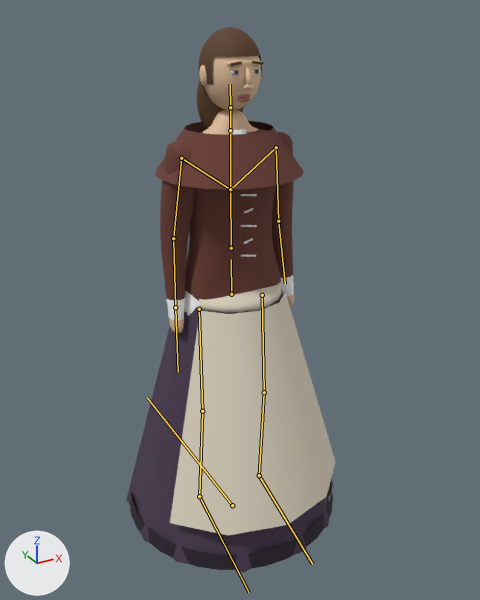
The glTF model reckoning/models/sister.glb as it was, and as the next commit left it.
The view is the same before and after, from a camera (50 mm lens) standing at (-1.003, -1.884, 1.843) and looking at (0.036, 0.005, 0.899). The lights are fixed; the arrows at lower left show +X, +Y and +Z. The older version comes first. The bones that change, and the others that lie on the model, are drawn over the model as lines.

The first picture shows 'sister_apron', 'sister_body', 'sister_coat', 'sister_eyes', 'sister_hair', 'sister_linen', 'sister_skin', 'sister_skirt'.
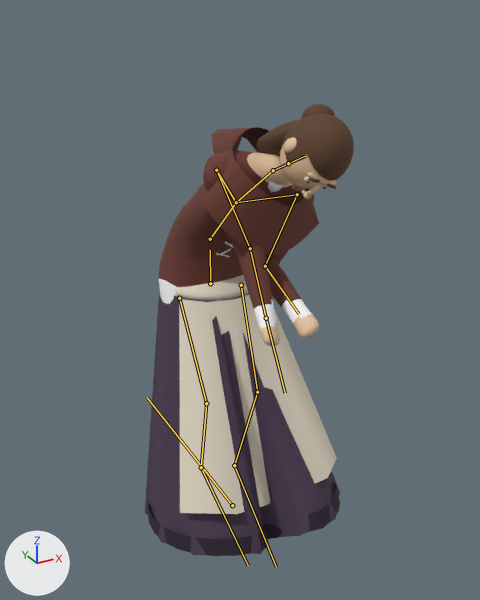
The newer file adds an action. The first version stands in its rest pose; the second is drawn at frame 31 of the action 'Reap'.

Patch to the scene script:
```diff
--- a/reckoning/models/sister.glb.py
+++ b/reckoning/models/sister.glb.py
@@ bone_hips @@
 bone_hips = bpy.data.objects['sister_rig'].pose.bones['hips']  # child of 'root'
-bone_hips.location = (0.0, 0.0, 0.0)
+bone_hips.location = (-0.02, 0.0, -0.12)
@@ bone_spine @@
 bone_spine = bpy.data.objects['sister_rig'].pose.bones['spine']  # child of 'hips'
-bone_spine.rotation_quaternion = (1.0, 0.0, 0.0, 0.0)  # degrees (0, 0, 0)
+bone_spine.rotation_quaternion = (0.94, 0.317, -0.04, -0.118)  # degrees (37, 0, -14)
@@ bone_chest @@
 bone_chest = bpy.data.objects['sister_rig'].pose.bones['chest']  # child of 'spine'
-bone_chest.rotation_quaternion = (1.0, 0.0, 0.0, 0.0)  # degrees (0, 0, 0)
+bone_chest.rotation_quaternion = (0.996, 0.05, -0.004, -0.075)  # degrees (6, 0, -9)
@@ bone_neck @@
 bone_neck = bpy.data.objects['sister_rig'].pose.bones['neck']  # child of 'chest'
-bone_neck.rotation_quaternion = (1.0, 0.0, 0.0, 0.0)  # degrees (0, 0, 0)
+bone_neck.rotation_quaternion = (0.989, 0.149, 0.0, 0.0)  # degrees (17, 0, 0)
@@ bone_upper_arm_l @@
 bone_upper_arm_l = bpy.data.objects['sister_rig'].pose.bones['upper_arm.L']  # child of 'shoulder.L'
-bone_upper_arm_l.rotation_quaternion = (1.0, 0.0, 0.0, 0.0)  # degrees (0, 0, 0)
+bone_upper_arm_l.rotation_quaternion = (-0.876, 0.45, 0.08, -0.155)  # degrees (-54, 0, 20)
@@ bone_forearm_l @@
 bone_forearm_l = bpy.data.objects['sister_rig'].pose.bones['forearm.L']  # child of 'upper_arm.L'
-bone_forearm_l.rotation_quaternion = (1.0, 0.0, 0.0, 0.0)  # degrees (0, 0, 0)
+bone_forearm_l.rotation_quaternion = (0.9, -0.435, 0.0, 0.0)  # degrees (-52, 0, 0)
@@ bone_upper_arm_r @@
 bone_upper_arm_r = bpy.data.objects['sister_rig'].pose.bones['upper_arm.R']  # child of 'shoulder.R'
-bone_upper_arm_r.rotation_quaternion = (1.0, 0.0, 0.0, 0.0)  # degrees (0, 0, 0)
+bone_upper_arm_r.rotation_quaternion = (-0.724, 0.396, -0.271, 0.496)  # degrees (-57, 0, -69)
@@ bone_forearm_r @@
 bone_forearm_r = bpy.data.objects['sister_rig'].pose.bones['forearm.R']  # child of 'upper_arm.R'
-bone_forearm_r.rotation_quaternion = (1.0, 0.0, 0.0, 0.0)  # degrees (0, 0, 0)
+bone_forearm_r.rotation_quaternion = (0.98, -0.199, 0.0, 0.0)  # degrees (-23, 0, 0)
@@ bone_thigh_l @@
 bone_thigh_l = bpy.data.objects['sister_rig'].pose.bones['thigh.L']  # child of 'hips'
-bone_thigh_l.rotation_quaternion = (1.0, 0.0, 0.0, 0.0)  # degrees (0, 0, 0)
+bone_thigh_l.rotation_quaternion = (0.974, -0.223, -0.011, 0.049)  # degrees (-26, 0, 6)
@@ bone_shin_l @@
 bone_shin_l = bpy.data.objects['sister_rig'].pose.bones['shin.L']  # child of 'thigh.L'
-bone_shin_l.rotation_quaternion = (1.0, 0.0, 0.0, 0.0)  # degrees (0, 0, 0)
+bone_shin_l.rotation_quaternion = (0.948, 0.319, 0.0, 0.0)  # degrees (37, 0, 0)
@@ bone_thigh_r @@
 bone_thigh_r = bpy.data.objects['sister_rig'].pose.bones['thigh.R']  # child of 'hips'
-bone_thigh_r.rotation_quaternion = (1.0, 0.0, 0.0, 0.0)  # degrees (0, 0, 0)
+bone_thigh_r.rotation_quaternion = (0.988, -0.149, 0.007, -0.049)  # degrees (-17, 0, -6)
@@ bone_shin_r @@
 bone_shin_r = bpy.data.objects['sister_rig'].pose.bones['shin.R']  # child of 'thigh.R'
-bone_shin_r.rotation_quaternion = (1.0, 0.0, 0.0, 0.0)  # degrees (0, 0, 0)
+bone_shin_r.rotation_quaternion = (0.962, 0.272, 0.0, 0.0)  # degrees (32, 0, 0)
```

Where the change shows, as pixel boxes (x1, y1, x2, y2) in the pictures (480 x 600 px):
'sister_apron', posed: before (170, 283, 335, 535); after (174, 275, 337, 514)
'sister_skirt', posed: before (126, 290, 333, 573); after (145, 288, 340, 556)
'sister_body', posed (19% wider, 12% shorter): before (160, 110, 294, 333); after (159, 150, 319, 346)
'sister_coat', posed (21% narrower, 84% taller): before (155, 121, 304, 190); after (202, 127, 319, 255)
'sister_hair', posed (44% wider, 17% shorter): before (197, 27, 264, 129); after (257, 104, 354, 189)
'sister_skin', posed: before (199, 56, 262, 110); after (280, 137, 337, 199)
'sister_eyes', posed: before (230, 69, 260, 75); after (304, 177, 327, 189)
bone 'hips', root to tip: before (231, 294) to (231, 259); after (210, 283) to (210, 250)
bone 'spine', root to tip: before (231, 248) to (230, 189); after (210, 239) to (236, 202)
bone 'chest', root to tip: before (230, 189) to (230, 130); after (236, 202) to (273, 170)
bone 'neck', root to tip: before (230, 130) to (230, 107); after (273, 170) to (288, 163)
bone 'upper_arm.L', root to tip: before (276, 147) to (278, 221); after (297, 194) to (265, 266)
bone 'forearm.L', root to tip: before (278, 221) to (285, 283); after (265, 266) to (299, 314)
bone 'upper_arm.R', root to tip: before (181, 158) to (173, 238); after (216, 170) to (250, 248)
bone 'forearm.R', root to tip: before (173, 238) to (175, 307); after (250, 248) to (266, 318)
bone 'thigh.L', root to tip: before (262, 295) to (264, 392); after (241, 285) to (257, 392)
bone 'shin.L', root to tip: before (264, 392) to (259, 475); after (257, 392) to (234, 465)
bone 'thigh.R', root to tip: before (199, 309) to (202, 411); after (179, 298) to (206, 403)
bone 'shin.R', root to tip: before (202, 411) to (199, 496); after (206, 403) to (201, 467)
